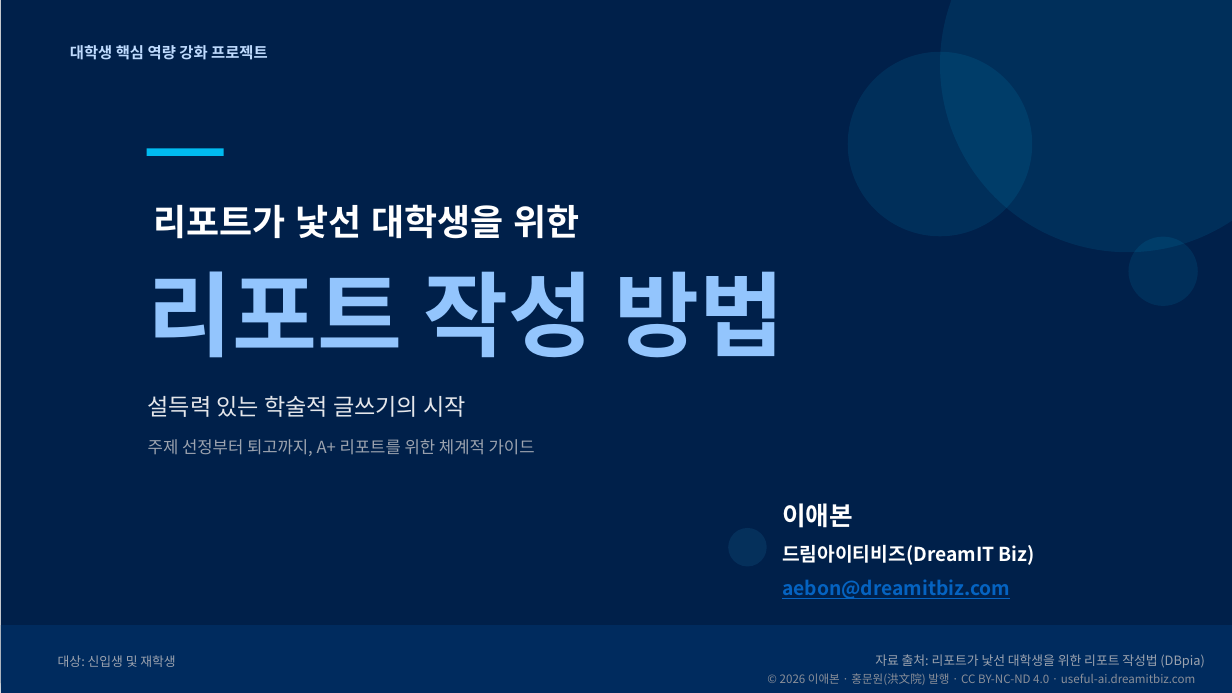
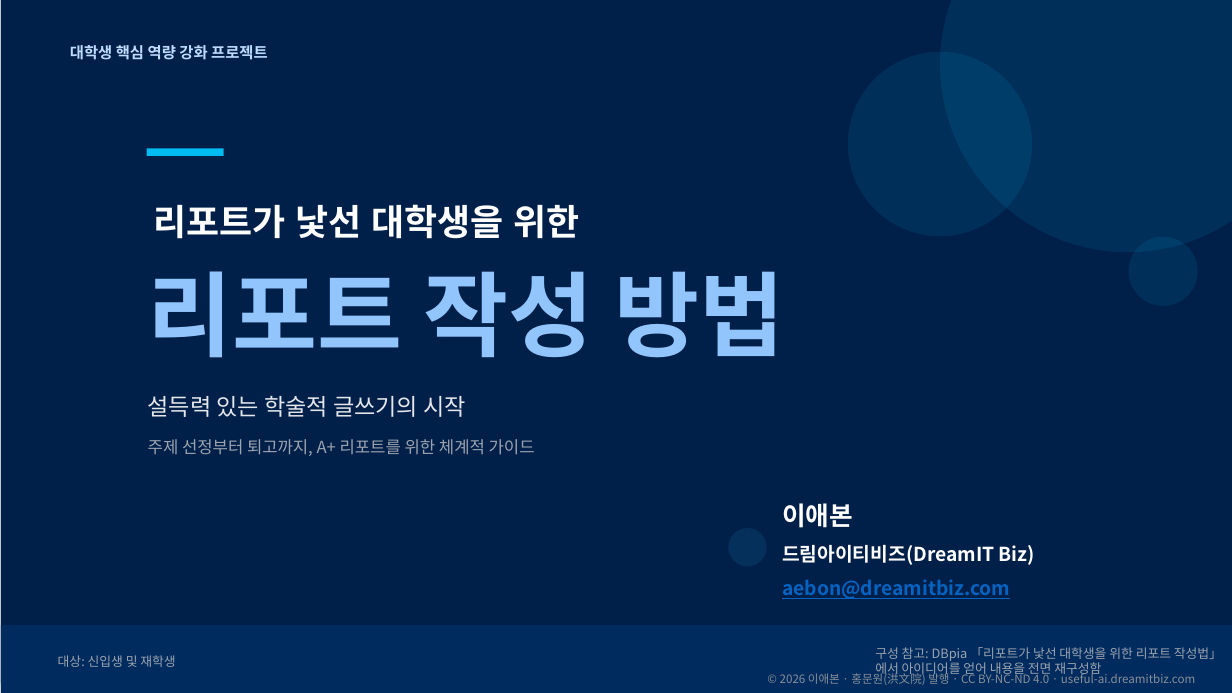
Before and after one commit to aebonlee/materials, a slide deck: slide 3 of library/b06-report-writing/b06-report-writing.pptx. Drawn at 1232x693 pixels with LibreOffice and Linux fonts; fonts in the diff are those of the drawing; background and template pictures are left out. Boxes give left, top, right and bottom in pixels: in the first picture for what was removed or moved away, otherwise in the second. Text is boxed around its words. In the diff, an @@ line names an element or a change of style, - is before the commit and + after.

```diff
--- a/library/b06-report-writing/b06-report-writing.pptx
+++ b/library/b06-report-writing/b06-report-writing.pptx
@@ text at [875, 647, 1222, 678]: text changed @@
-자료 출처: 리포트가 낯선 대학생을 위한 리포트 작성법 (DBpia)
+구성 참고: DBpia 「리포트가 낯선 대학생을 위한 리포트 작성법」에서 아이디어를 얻어 내용을 전면 재구성함
```
Also in this commit, not shown: 5 other files.
